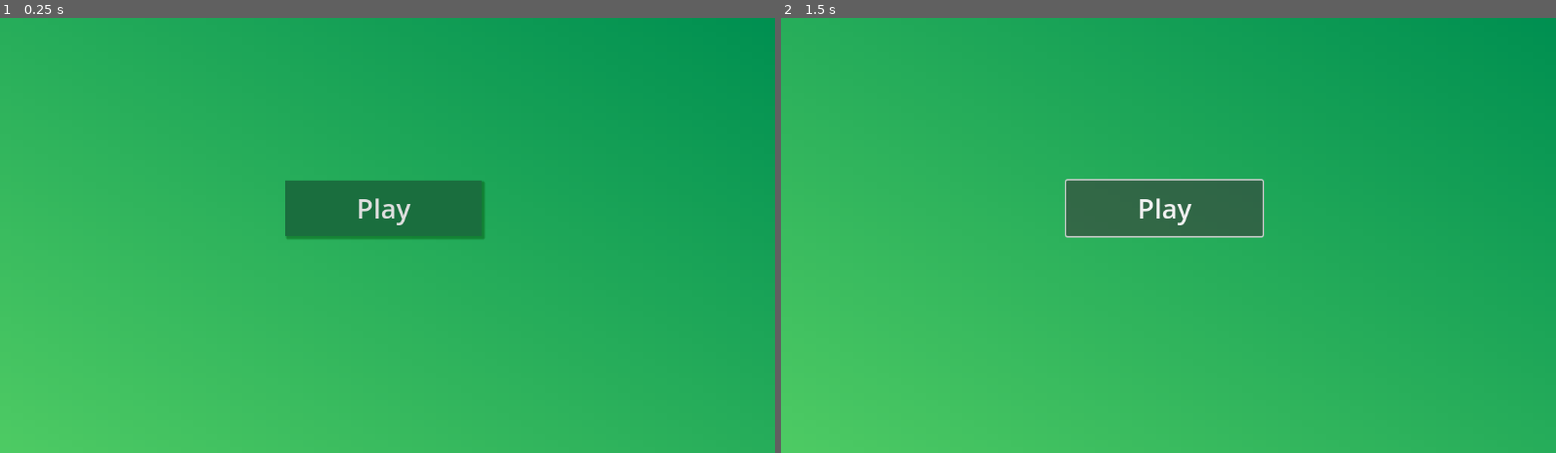
Above: before the commit, frames 1-2 (left to right).
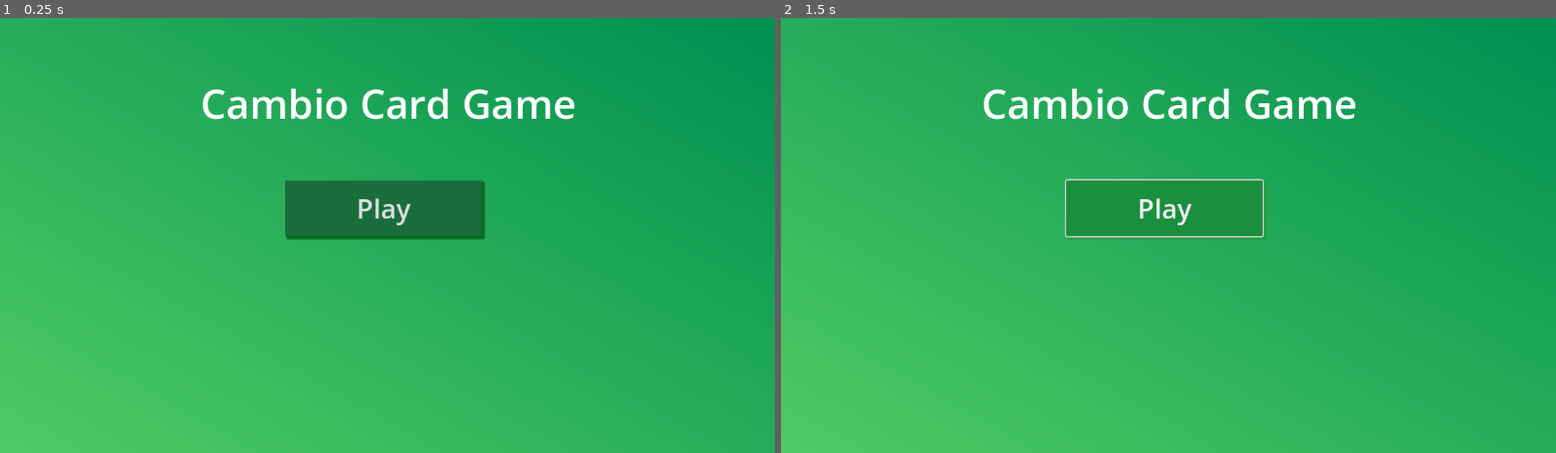
Above: after the commit, the same moments.

Repository: Th3GhostKinG/Cambio-game
Game: Godot game, scene res://Scenes/start_page.tscn
The game is run twice, just before and just after one commit, with the same random seed, the same clock (stepped at 60 frames per second) and the same inputs.
Inputs:
- Up to frame 1 (0.25 s): no input
- Up to frame 2 (1.5 s): click "Play" at 0.5 s; click "Play" at 1.25 s

The runs differ from the first frame. In frame 1, 1.4% of the frame differs, in the area x 26-75%, y 16-51%; in frame 2, 4.4%.

Commit message:
Small changes that I

Diff:
--- a/cambio-card-game/Scenes/start_page.tscn
+++ b/cambio-card-game/Scenes/start_page.tscn
@@ -11,9 +11,15 @@
 fill_from = Vector2(1, 1)
 fill_to = Vector2(0, 0)
 
+[sub_resource type="StyleBoxFlat" id="StyleBoxFlat_huqjx"]
+bg_color = Color(0.101961, 0.560784, 0.243137, 1)
+shadow_color = Color(0.12549, 0.596078, 0.211765, 1)
+shadow_size = 3
+shadow_offset = Vector2(3, 3)
+
 [sub_resource type="StyleBoxFlat" id="StyleBoxFlat_otqub"]
 bg_color = Color(0.102944, 0.430899, 0.242469, 1)
-shadow_color = Color(0.0313726, 0.407843, 0.105882, 0.6)
+shadow_color = Color(0.0313726, 0.407843, 0.105882, 1)
 shadow_size = 3
 shadow_offset = Vector2(3, 3)
 
@@ -31,5 +37,15 @@
 offset_right = 716.0
 offset_bottom = 325.0
 theme_override_font_sizes/font_size = 40
+theme_override_styles/hover = SubResource("StyleBoxFlat_huqjx")
 theme_override_styles/normal = SubResource("StyleBoxFlat_otqub")
 text = "Play"
+
+[node name="Label" type="Label" parent="Button"]
+layout_mode = 0
+offset_left = -126.0
+offset_top = -157.0
+offset_right = 433.0
+offset_bottom = -66.0
+theme_override_font_sizes/font_size = 60
+text = "Cambio Card Game"
--- a/cambio-card-game/project.godot
+++ b/cambio-card-game/project.godot
@@ -22,3 +22,4 @@
 [rendering]
 
 renderer/rendering_method="mobile"
+textures/vram_compression/import_etc2_astc=true
Not shown: 1 places in cambio-card-game/Scenes/start_page.tscn that only renumber resources
Not shown, added: cambio-card-game/export_presets.cfg
